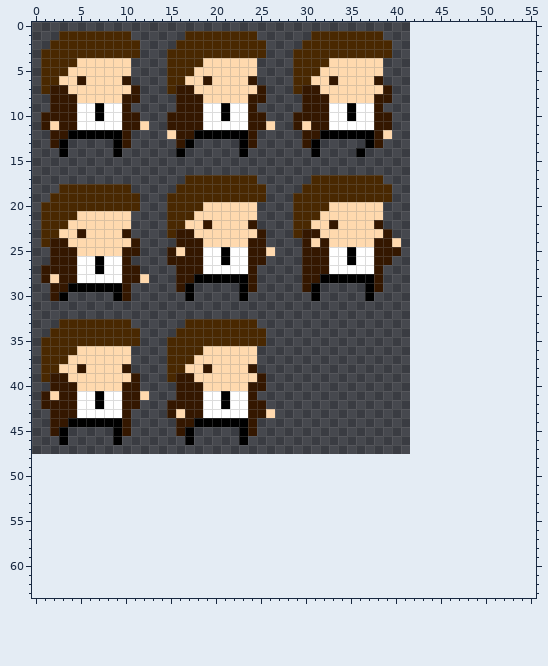
Pixel-art sprite -- assets/detective.png. This is how it looked before the edit.
The file is 210x240 pixels, drawn in blocks of 5x5; one block is one cell here. The old version is drawn lined up with the new one, on the new canvas.
Once edited:
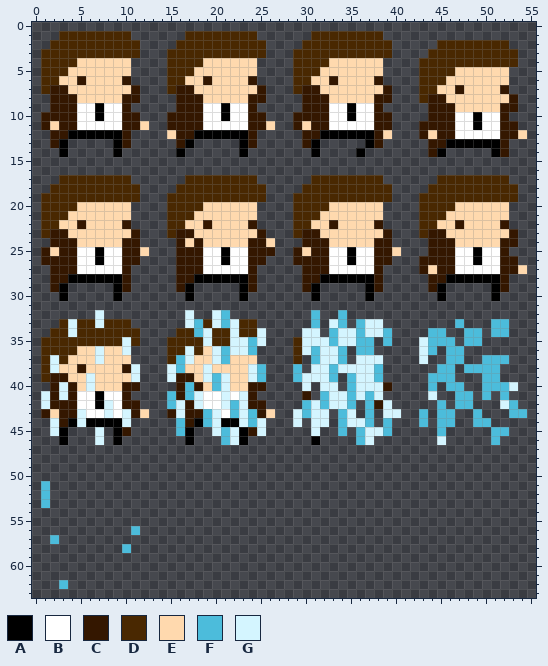
Palette (. is transparent): A #000000  B #ffffff  C #341700  D #492801  E #ffd9ae  F #4cbcdb  G #d4f5ff
From the commit log: Add disappear animation
From old to new:
canvas 42x48 -> 56x64
@@ x 0..55 @@
  1 ...DDDDDDDD......DDDDDDDD......DDDDDDDD.................
- 2 ..DDDDDDDDDD....DDDDDDDDDD....DDDDDDDDDD................
- 3 .DDDDDDDDDDD...DDDDDDDDDDD...DDDDDDDDDDD................
- 4 .DDDDEEEEEE....DDDDEEEEEE....DDDDEEEEEE.................
- 5 .DDDEEEEEEE....DDDEEEEEEE....DDDEEEEEEE.................
- 6 .DDEECEEEEC....DDEECEEEEC....DDEECEEEEC.................
- 7 .DCCEEEEEEEC...DCCEEEEEEEC...DCCEEEEEEEC................
- 8 ..CCCEEEEECC....CCCEEEEECC....CCCEEEEECC................
- 9 ..CCCBBABBC.....CCCBBABBC.....CCCBBABBC.................
-10 .CCCCBBABBCC...CCCCBBABBCC...CCCCBBABBCC................
-11 .CECCBBBBBCCE..CCCCBBBBBCCE..CECCBBBBBCC................
-12 ..CCAAAAAAC....ECCAAAAAAC.....CCAAAAAACE................
-13 ..CA.....AC.....CA.....AC.....CA.....AC.................
-14 ...A.....A......A......A.......A....A...................
+ 2 ..DDDDDDDDDD....DDDDDDDDDD....DDDDDDDDDD.....DDDDDDDD...
+ 3 .DDDDDDDDDDD...DDDDDDDDDDD...DDDDDDDDDDD....DDDDDDDDDD..
+ 4 .DDDDEEEEEE....DDDDEEEEEE....DDDDEEEEEE....DDDDDDDDDDD..
+ 5 .DDDEEEEEEE....DDDEEEEEEE....DDDEEEEEEE....DDDDEEEEEE...
+ 6 .DDEECEEEEC....DDEECEEEEC....DDEECEEEEC....DDDEEEEEEE...
+ 7 .DCCEEEEEEEC...DCCEEEEEEEC...DCCEEEEEEEC...DDEECEEEEC...
+ 8 ..CCCEEEEECC....CCCEEEEECC....CCCEEEEECC...DCCEEEEEEEC..
+ 9 ..CCCBBABBC.....CCCBBABBC.....CCCBBABBC.....CCCEEEEECC..
+10 .CCCCBBABBCC...CCCCBBABBCC...CCCCBBABBCC....CCCBBABBC...
+11 .CECCBBBBBCCE..CCCCBBBBBCCE..CECCBBBBBCC...CCCCBBABBCC..
+12 ..CCAAAAAAC....ECCAAAAAAC.....CCAAAAAACE...CECCBBBBBCCE.
+13 ..CA.....AC.....CA.....AC.....CA.....AC.....CCAAAAAAC...
+14 ...A.....A......A......A.......A....A.......CA.....AC...
 15 ........................................................
 16 ........................................................
-17 .................DDDDDDDD......DDDDDDDD.................
-18 ...DDDDDDDD.....DDDDDDDDDD....DDDDDDDDDD................
-19 ..DDDDDDDDDD...DDDDDDDDDDD...DDDDDDDDDDD................
-20 .DDDDDDDDDDD...DDDDEEEEEE....DDDDEEEEEE.................
-21 .DDDDEEEEEE....DDDEEEEEEE....DDDEEEEEEE.................
-22 .DDDEEEEEEE....DDEECEEEEC....DDEECEEEEC.................
-23 .DDEECEEEEC....DCCEEEEEEEC...DCCEEEEEEEC................
-24 .DCCEEEEEEEC....CCCEEEEECC....CECEEEEECCE...............
-25 ..CCCEEEEECC...CECCBBABBCCE...CCCBBABBCCC...............
-26 ..CCCBBABBC....CCCCBBABBCC....CCCBBABBCC................
-27 .CCCCBBABBCC....CCCBBBBBC.....CCCBBBBBC.................
-28 .CECCBBBBBCCE...CCAAAAAAC.....CCAAAAAAC.................
-29 ..CCAAAAAAC.....CA.....AC.....CA.....AC.................
-30 ..CA.....AC......A.....A.......A.....A..................
+17 ...DDDDDDDD......DDDDDDDD......DDDDDDDD......DDDDDDDD...
+18 ..DDDDDDDDDD....DDDDDDDDDD....DDDDDDDDDD....DDDDDDDDDD..
+19 .DDDDDDDDDDD...DDDDDDDDDDD...DDDDDDDDDDD...DDDDDDDDDDD..
+20 .DDDDEEEEEE....DDDDEEEEEE....DDDDEEEEEE....DDDDEEEEEE...
+21 .DDDEEEEEEE....DDDEEEEEEE....DDDEEEEEEE....DDDEEEEEEE...
+22 .DDEECEEEEC....DDEECEEEEC....DDEECEEEEC....DDEECEEEEC...
+23 .DCCEEEEEEEC...DCCEEEEEEEC...DCCEEEEEEEC...DCCEEEEEEEC..
+24 ..CCCEEEEECC....CECEEEEECCE...CCCEEEEECC....CCCEEEEECC..
+25 .CECCBBABBCCE...CCCBBABBCCC..CECCBBABBCCE...CCCBBABBC...
+26 .CCCCBBABBCC....CCCBBABBCC...CCCCBBABBCC...CCCCBBABBCC..
+27 ..CCCBBBBBC.....CCCBBBBBC.....CCCBBBBBC....CECCBBBBBCCE.
+28 ..CCAAAAAAC.....CCAAAAAAC.....CCAAAAAAC.....CCAAAAAAC...
+29 ..CA.....AC.....CA.....AC.....CA.....AC.....CA.....AC...
+30 ...A.....A.......A.....A.......A.....A.......A.....A....
 31 ........................................................
-32 ........................................................
-33 ...DDDDDDDD......DDDDDDDD...............................
-34 ..DDDDDDDDDD....DDDDDDDDDD..............................
-35 .DDDDDDDDDDD...DDDDDDDDDDD..............................
-36 .DDDDEEEEEE....DDDDEEEEEE...............................
-37 .DDDEEEEEEE....DDDEEEEEEE...............................
-38 .DDEECEEEEC....DDEECEEEEC...............................
-39 .DCCEEEEEEEC...DCCEEEEEEEC..............................
-40 ..CCCEEEEECC....CCCEEEEECC..............................
-41 .CECCBBABBCCE...CCCBBABBC...............................
-42 .CCCCBBABBCC...CCCCBBABBCC..............................
-43 ..CCCBBBBBC....CECCBBBBBCCE.............................
-44 ..CCAAAAAAC.....CCAAAAAAC...............................
-45 ..CA.....AC.....CA.....AC...............................
-46 ...A.....A.......A.....A................................
+32 .......G.........G..GF.........F..F.....................
+33 ...DGDDGDDD......GFDGFGDD......F.GF.FGG........F...FF...
+34 ..DDGDDDDDDD....DDFGDDGDDG....GG.FGGFGGF....FF..FF.FF...
+35 .DDDDDDDDDGD...DDDDGDDGGFG...DGGGFGGFF.F...GFFF.FF......
+36 .DDDDEEGEEG....DDGDEGFGGF....DGFGGF.FF.....GF.FF........
+37 .DGDEEEGEEE....DFGEEGFEEE....D.FGGF.GGG....G..FF..FFF...
+38 .DGEECEEEECG...GFEEGEEEEGF...F.GGFGGGGF......FF.FFFF....
+39 .DCCEEGEEEEG...GCCEGFGEEGF...FGGGF.FGGF.....FFF...FF....
+40 ..CGCEGEEECC....CFCEFGEECC....G.GG.FGGGC....F.FF..FFFG..
+41 .GCGCBBABBC....FCFGBBGBGC.....C.FGGFGFG.....G..FF.F.F...
+42 .GCCCBBAGBCC...FGCGBBGFGCC....FGFGGF.FCG.....F.FF...GF..
+43 .CECCGBBGBGCE..CGCCFGBFGFCE..GFGG.FG.F.GG..F.FF..F...FF.
+44 ..GCAGAAAAG.....FCAFGAAGFG...G.GG.FGGF.F...F.FF..FF.....
+45 ..GA...G.AC.....FA..GFGACG.....G..F.FGGF.....F.....FF...
+46 ...A...G.A.......A...FGA.......A....FG.......G.....F....
 47 ........................................................
@@ x 0..13 @@
 50 ..............
-51 ..............
-52 ..............
-53 ..............
+51 .F............
+52 .F............
+53 .F............
 54 ..............
 55 ..............
-56 ..............
-57 ..............
-58 ..............
+56 ...........F..
+57 ..F...........
+58 ..........F...
 59 ..............
@@ x 1..5 @@
 61 .....
-62 .....
+62 ..F..
 63 .....
